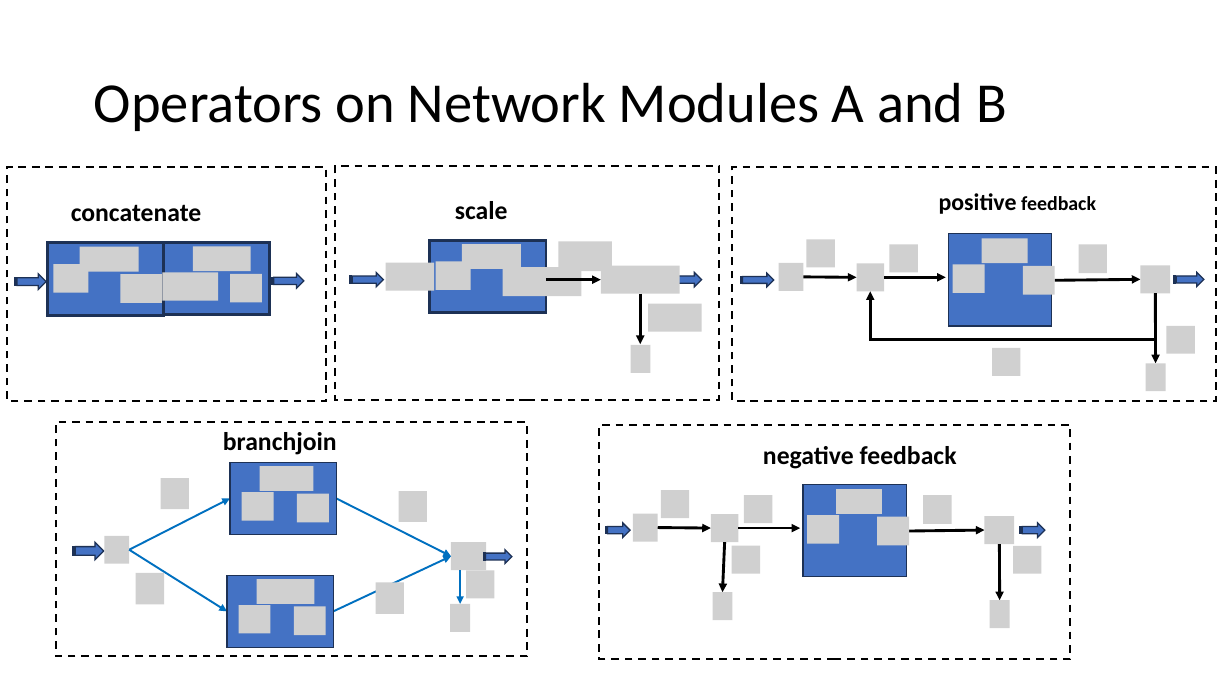
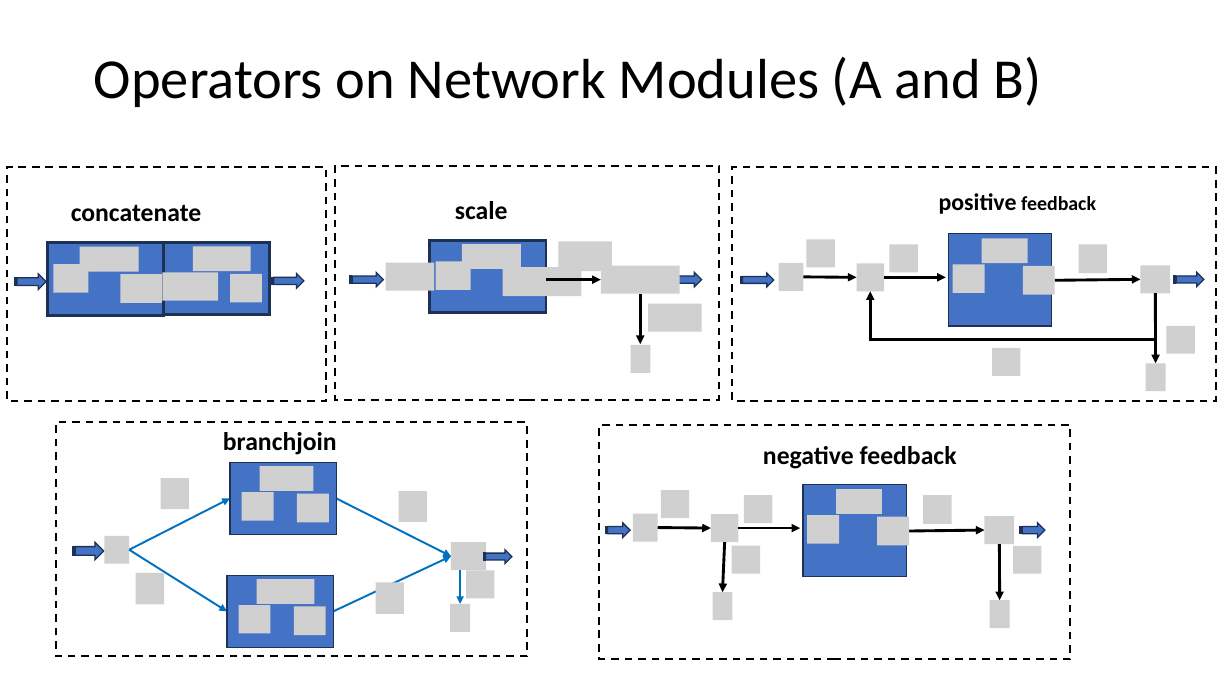
Before and after one commit to joseph-hellerstein/linear_reaction_networks, a slide deck: slide 13 of docs/module_framework.pptx (slide 12 before the commit). Drawn at 1232x693 pixels with LibreOffice and Linux fonts; fonts in the diff are those of the drawing; grey boxes stand for pictures. Boxes give left, top, right and bottom in pixels: in the first picture for what was removed or moved away, otherwise in the second. Text is boxed around its words. In the diff, an @@ line names an element or a change of style, - is before the commit and + after.

```diff
--- a/docs/module_framework.pptx
+++ b/docs/module_framework.pptx
@@ title at (94, 57, 1041, 107): text changed @@
-Operators on Network Modules A and B
+Operators on Network Modules (A and B)
```
Also in this commit, not shown: 8 other slides changed, 1 slide added, 1 slide removed.
